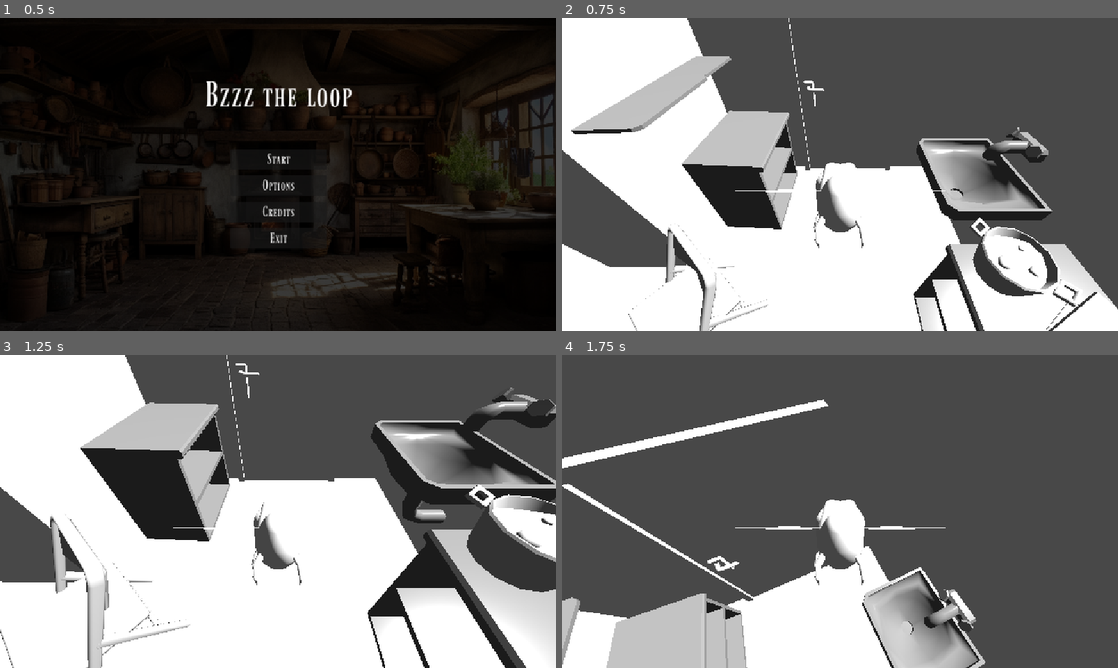
Above: before the commit, frames 1-4 (two rows, left to right).
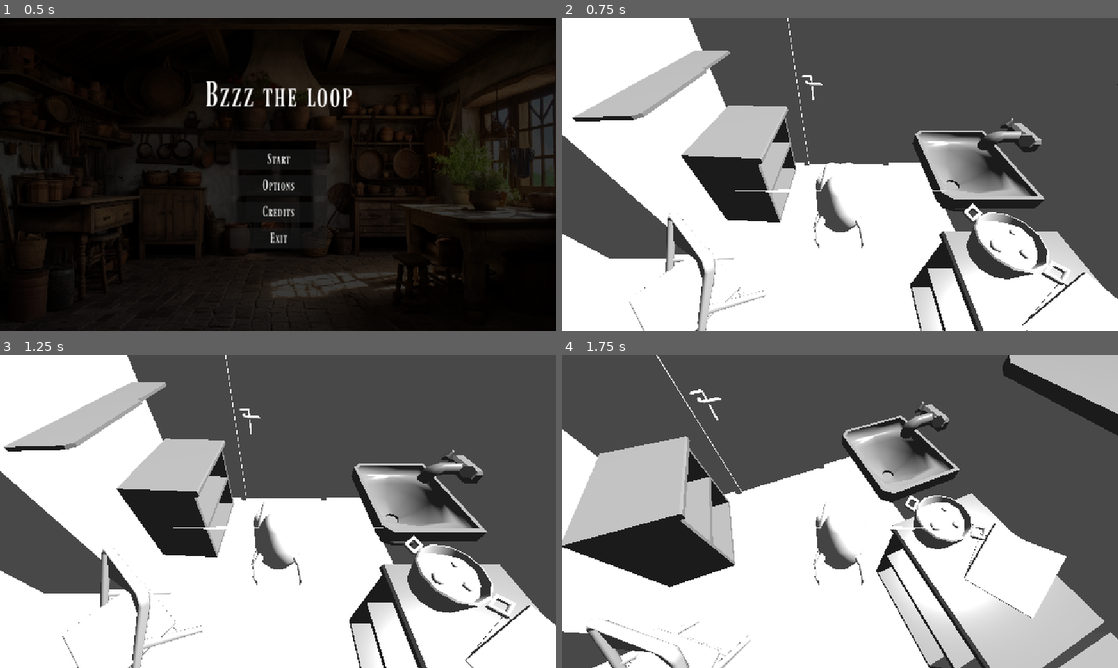
Above: after the commit, the same moments.

Repository: serb2331/gmtk-2025
Game: Godot game, scene res://main_menu.tscn
The game is run twice, just before and just after one commit, with the same random seed, the same clock (stepped at 60 frames per second) and the same inputs.
Inputs (mouse positions are in pixels of both pictures, inside the frame that each line leads up to):
- Up to frame 1 (0.5 s): no input
- Up to frame 2 (0.75 s): click "Start" at 0.5 s
- Up to frame 3 (1.25 s): no input
- Up to frame 4 (1.75 s): move the mouse to (867, 511) at 1.27 s; hold W (move_forward) from 1.28 s (still down); hold Space (fly) from 1.28 s (still down)

Frame 1 is identical in both runs. In frame 2, 13% of the frame differs, in the area x 0-100%, y 0-100%; in frame 3, 31%; in frame 4, 52%.

Commit message:
modified movement constants; removed inertia when on ground (stickiness)

Diff:
--- a/phly/player_fly.gd
+++ b/phly/player_fly.gd
@@ -2,12 +2,12 @@
 
 # i guess use m/s for speed and such(?)
 
-const SPEED = 250.0
-const FLY_VELOCITY = 5
+const SPEED = 25
+const FLY_VELOCITY = 0.2
 
 const ROTATION_MAX_DEGREE = 50
 
-const GRAVITY_MULTIPLIER_WHEN_FLYING = 0.2
+const GRAVITY_MULTIPLIER_WHEN_FLYING = 0.02
 var GRAVITY = ProjectSettings.get_setting("physics/3d/default_gravity") *  GRAVITY_MULTIPLIER_WHEN_FLYING
 
 @onready var TwistPivot : Node3D = $TwistPivot
@@ -81,8 +81,12 @@
 		velocity.z = _direction.z * SPEED * delta
 		velocity.y -= GRAVITY * delta
 	else:
-		velocity.x = lerp(velocity.x, 0.0, DECELERATION * delta)
-		velocity.z = lerp(velocity.z, 0.0, DECELERATION * delta)
+		if is_on_floor():
+			velocity.x = 0.0
+			velocity.z = 0.0
+		else:
+			velocity.x = lerp(velocity.x, 0.0, DECELERATION * delta)
+			velocity.z = lerp(velocity.z, 0.0, DECELERATION * delta)
 
 	move_and_slide()
 
